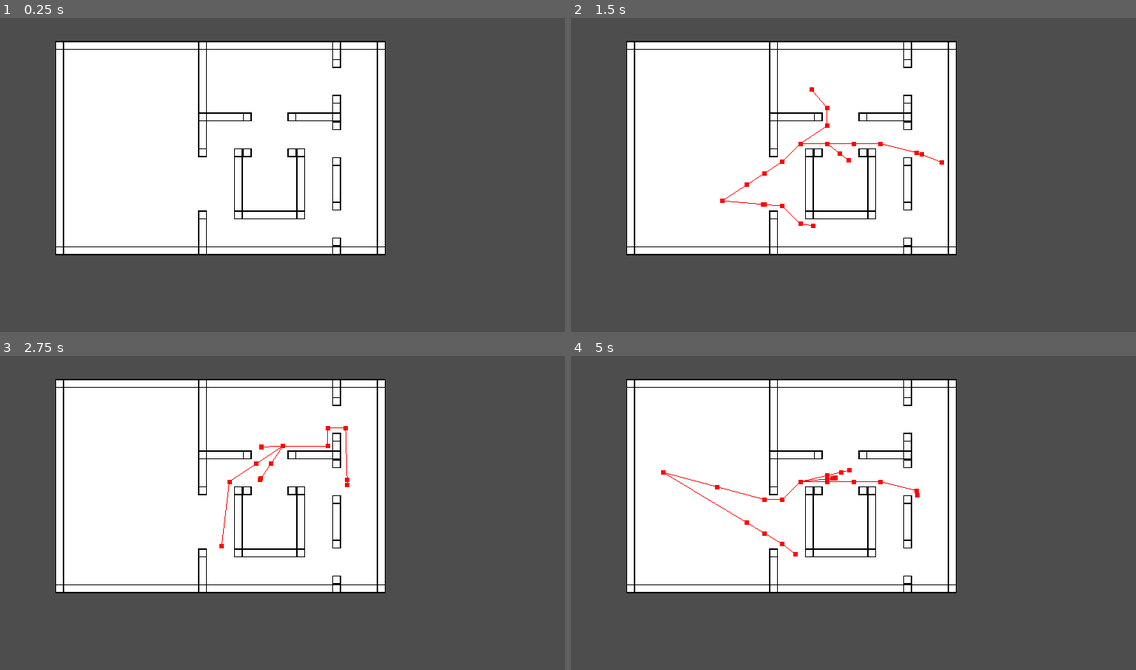
Above: before the commit, frames 1-4 (two rows, left to right).
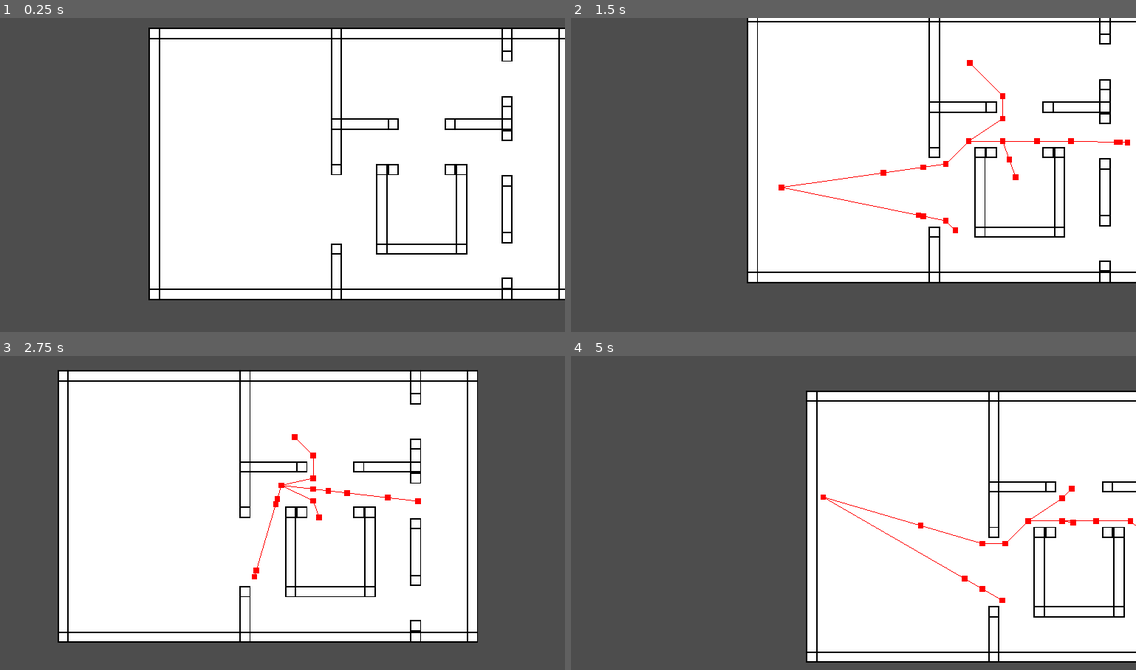
Above: after the commit, the same moments.

Repository: c-bracken/CT413-FYP
Game: Godot game, scene res://Scenes/Levels/Level1.tscn
The game is run twice, just before and just after one commit, with the same random seed, the same clock (stepped at 60 frames per second) and the same inputs. The project has no main scene, so this scene is started directly.
Inputs (mouse positions are in pixels of both pictures, inside the frame that each line leads up to):
- Up to frame 1 (0.25 s): no input
- Up to frame 2 (1.5 s): tap Enter at 0.5 s; move the mouse to (972, 168) at 0.52 s; hold D (right) 0.53-1.28 s; click (972, 168) at 0.6 s; right-click (972, 168) at 0.8 s; move the mouse to (723, 200) at 1.27 s; hold S (backward) from 1.28 s (still down); right-click (723, 200) at 1.35 s
- Up to frame 3 (2.75 s): click (152, 538) at 1.55 s; move the mouse to (327, 450) at 2.02 s; release S (backward) at 2.03 s; hold D (right) from 2.03 s (still down); click (327, 450) at 2.1 s; right-click (327, 450) at 2.3 s
- Up to frame 4 (5 s): move the mouse to (808, 588) at 2.77 s; release D (right) at 2.78 s; hold W (forward) 2.78-3.53 s; right-click (808, 588) at 2.85 s; click (808, 588) at 3.05 s; move the mouse to (1017, 572) at 3.52 s; hold A (left) from 3.53 s (still down); click (1017, 572) at 3.6 s; right-click (1017, 572) at 3.8 s; move the mouse to (661, 472) at 4.27 s; right-click (661, 472) at 4.35 s; click (661, 472) at 4.55 s

The runs differ from the first frame. In frame 1, 49% of the frame differs, in the area x 9-100%, y 3-90%; in frame 2, 50%; in frame 3, 29%; in frame 4, 58%, in the area x 9-100%, y 7-98%.

Commit message:
Fixed player camera, modifying agent behaviours

Diff:
--- a/Scenes/Levels/Level1.tscn
+++ b/Scenes/Levels/Level1.tscn
@@ -1,8 +1,9 @@
-[gd_scene load_steps=6 format=3 uid="uid://cj0qs2hglildt"]
+[gd_scene load_steps=7 format=3 uid="uid://cj0qs2hglildt"]
 
 [ext_resource type="Script" path="res://level.gd" id="1_2oid1"]
 [ext_resource type="TileSet" uid="uid://mmupwcr1od88" path="res://wall_tileset.tres" id="2_8rhm6"]
 [ext_resource type="PackedScene" uid="uid://8u1idfqfvkxr" path="res://Scenes/Agent.tscn" id="3_crye7"]
+[ext_resource type="PackedScene" uid="uid://dp0uqjrl15gsv" path="res://Player.tscn" id="4_ur875"]
 
 [sub_resource type="NavigationPolygon" id="NavigationPolygon_07shj"]
 outlines = Array[PackedVector2Array]([PackedVector2Array(-192, -128, 104, -128, 104, 64, -192, 64)])
@@ -19,9 +20,6 @@
 [node name="Level1" type="Node2D"]
 script = ExtResource("1_2oid1")
 EXPOSED_PADDING = 12
-
-[node name="Camera2D" type="Camera2D" parent="."]
-zoom = Vector2(2.42, 2.42)
 
 [node name="TileMap" type="TileMap" parent="."]
 texture_filter = 1
@@ -49,3 +47,6 @@
 
 [node name="Agent4" parent="Agents" instance=ExtResource("3_crye7")]
 position = Vector2(-43, -99)
+
+[node name="Player" parent="." instance=ExtResource("4_ur875")]
+position = Vector2(-107, -18)
--- a/agent.gd
+++ b/agent.gd
@@ -1,35 +1,45 @@
 extends CharacterBody2D
 
 @export var SPEED: float
+@export var STATE_TIMER_DELAY: float = 1
 
 @onready var NAV = $NavigationAgent2D
-@onready var onLink = false
 
 var next
+var stateTimer
+
+signal timer
 
 func _ready():
-	NAV.velocity_computed.connect(Callable(velocity_computed))
+	stateTimer = Timer.new()
+	stateTimer.wait_time = STATE_TIMER_DELAY
+	stateTimer.timeout.connect(_on_timer_timeout)
+	stateTimer.autostart = true
+	add_child(stateTimer)
 
+	NAV.velocity_computed.connect(_on_nav_velocity_computed)
+
+# Navigate to new position
 func navigate_to(destination):
-	print("Agent %s navigating to %s through map %s" % [NAV.get_rid(), destination, NAV.get_navigation_map()])
-	if onLink:
-		await NAV.waypoint_reached
-		onLink = false
 	NAV.set_target_position(destination)
 
+# Physics tick
 func _physics_process(delta):
 	if NAV.is_navigation_finished(): return
 	if NAV.get_current_navigation_path().size() == 0: return
+
 	next = NAV.get_next_path_position()
+
+	# Change navigation agent velocity - this triggers _on_nav_velocity_computed below
 	NAV.set_velocity(transform.origin.direction_to(next) * SPEED)
-	move_and_slide()
 
-func velocity_computed(safe_velocity):
+# Navigation agent velocity computed
+func _on_nav_velocity_computed(safe_velocity):
 	velocity = safe_velocity
 	move_and_slide()
 
-func link_entered(_details):
-	onLink = true
-
 func set_nav_layers(layers):
 	NAV.navigation_layers = layers
+
+func _on_timer_timeout():
+	pass
--- a/level.gd
+++ b/level.gd
@@ -51,17 +51,19 @@
 	for i in extraPolys:
 		i.queue_free()
 
+	$Player.CAM.make_current()
+
 func _process(_delta):
 	if Input.is_action_just_pressed("left_mouse"):
 		var clickPos = get_viewport().get_mouse_position()
-		var clickPosWorld = (clickPos - (get_viewport_rect().size / 2)) / $Camera2D.zoom.x
+		var clickPosWorld = $Player.transform.origin + (clickPos - (get_viewport_rect().size / 2)) / $Player.CAM.zoom.x
 		for i in $Agents.get_children():
 			i.set_nav_layers(0b001) # First layer only; just covered areas
 			i.navigate_to(clickPosWorld)
 
 	if Input.is_action_just_pressed("right_mouse"):
 		var clickPos = get_viewport().get_mouse_position()
-		var clickPosWorld = (clickPos - (get_viewport_rect().size / 2)) / $Camera2D.zoom.x
+		var clickPosWorld = $Player.transform.origin + (clickPos - (get_viewport_rect().size / 2)) / $Player.CAM.zoom.x
 		for i in $Agents.get_children():
 			i.set_nav_layers(0b011) # First and second layer; incl. exposed areas
 			i.navigate_to(clickPosWorld)
--- a/player.gd
+++ b/player.gd
@@ -2,9 +2,15 @@
 
 var viewportRectSize
 
-@export var SPEED = 20
+@export var SPEED = 30
 
 @onready var mousePos = Vector2.ZERO
+@onready var CAM = $Camera2D
+@onready var currentState: States = States.PATROL
+
+signal p_event(action, args)
+
+enum States {PATROL, SEARCH, COMBAT, DEAD}
 
 func _ready():
 	pass
@@ -13,8 +19,8 @@
 	viewportRectSize = get_viewport_rect().size
 	mousePos.x = clampf(get_viewport().get_mouse_position().x, 0, viewportRectSize.x)
 	mousePos.y = clampf(get_viewport().get_mouse_position().y, 0, viewportRectSize.y)
-	$Cursor.transform.origin = (mousePos - (viewportRectSize / 2)) / $Camera2D.zoom.x
-	$Camera2D.transform.origin = transform.origin + ($Cursor.transform.origin - transform.origin) / 2
+	$Cursor.transform.origin = (mousePos - (viewportRectSize / 2)) / CAM.zoom.x
+	CAM.transform.origin = $Cursor.transform.origin / 2
 
 func _physics_process(delta):
 	velocity = Vector2.ZERO
